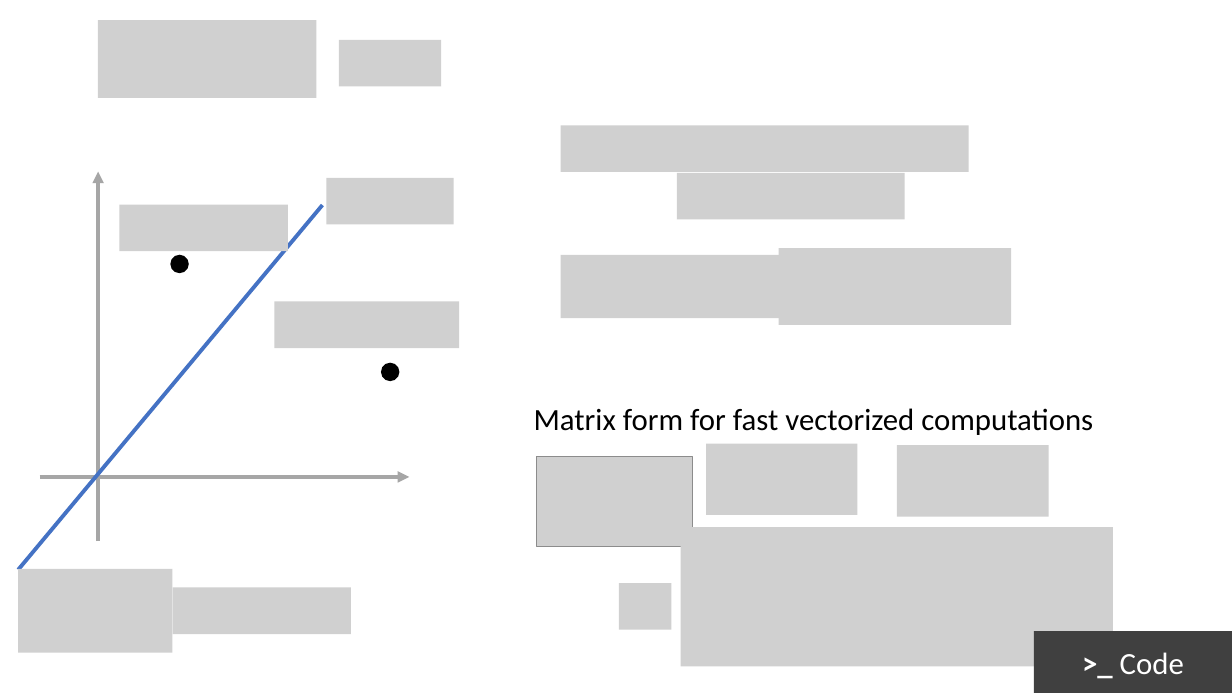
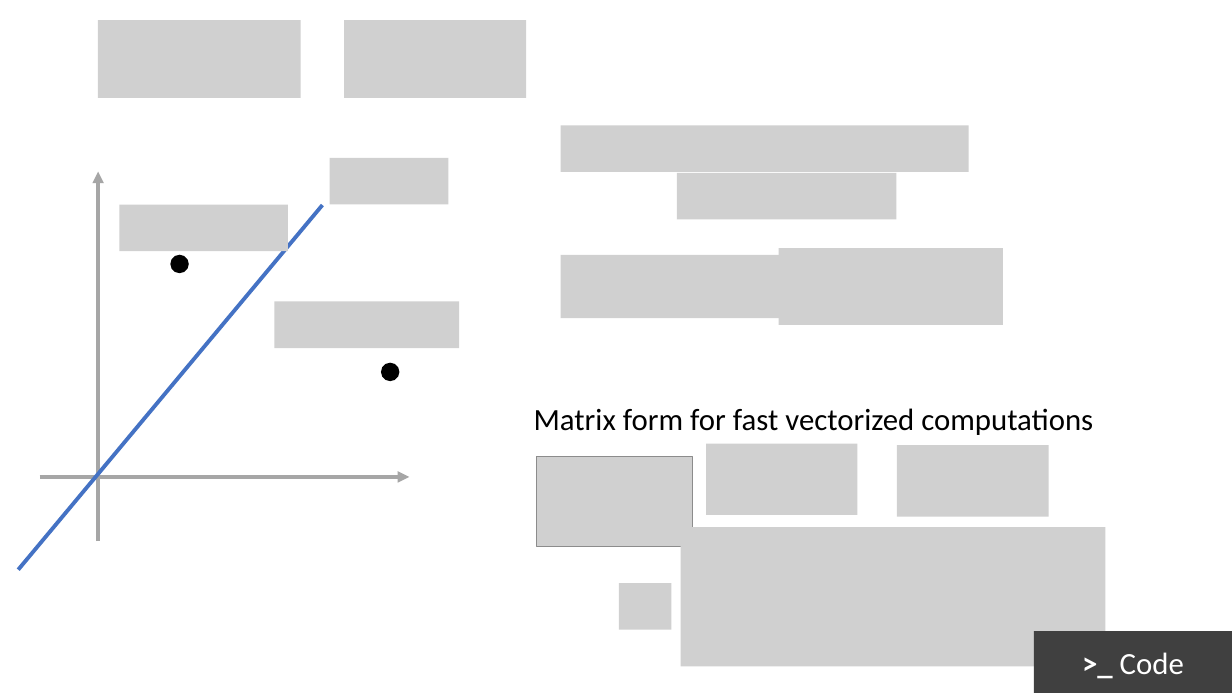
Before and after one commit to mathphysmx/teaching-ml, a slide deck: slide 13 of slides/02_ML_Linear_modelsA.pptx (slide 12 before the commit). Drawn at 1232x693 pixels with LibreOffice and Linux fonts; fonts in the diff are those of the drawing; grey boxes stand for pictures. Boxes give left, top, right and bottom in pixels: in the first picture for what was removed or moved away, otherwise in the second. Text is boxed around its words. In the diff, an @@ line names an element or a change of style, - is before the commit and + after.

```diff
--- a/slides/02_ML_Linear_modelsA.pptx
+++ b/slides/02_ML_Linear_modelsA.pptx
@@ picture: place and size @@
-picture at bbox=[98, 20, 317, 98]
+picture at bbox=[98, 20, 301, 98]
@@ picture added at bbox=[345, 20, 527, 98] @@
@@ picture removed at bbox=[339, 40, 442, 86] @@
@@ picture removed at bbox=[326, 177, 454, 224] @@
@@ picture added at bbox=[330, 158, 449, 204] @@
@@ picture: place and size @@
-picture at bbox=[677, 173, 905, 219]
+picture at bbox=[677, 173, 897, 219]
@@ picture: place and size @@
-picture at bbox=[779, 249, 1012, 325]
+picture at bbox=[779, 249, 1004, 325]
@@ picture: place and size @@
-picture at bbox=[681, 528, 1114, 667]
+picture at bbox=[681, 528, 1106, 667]
@@ picture removed at bbox=[18, 569, 173, 653] @@
@@ picture removed at bbox=[173, 588, 351, 634] @@
```
Also in this commit, not shown: 6 other slides changed, 8 slides added, 6 slides removed, 2 other files.
